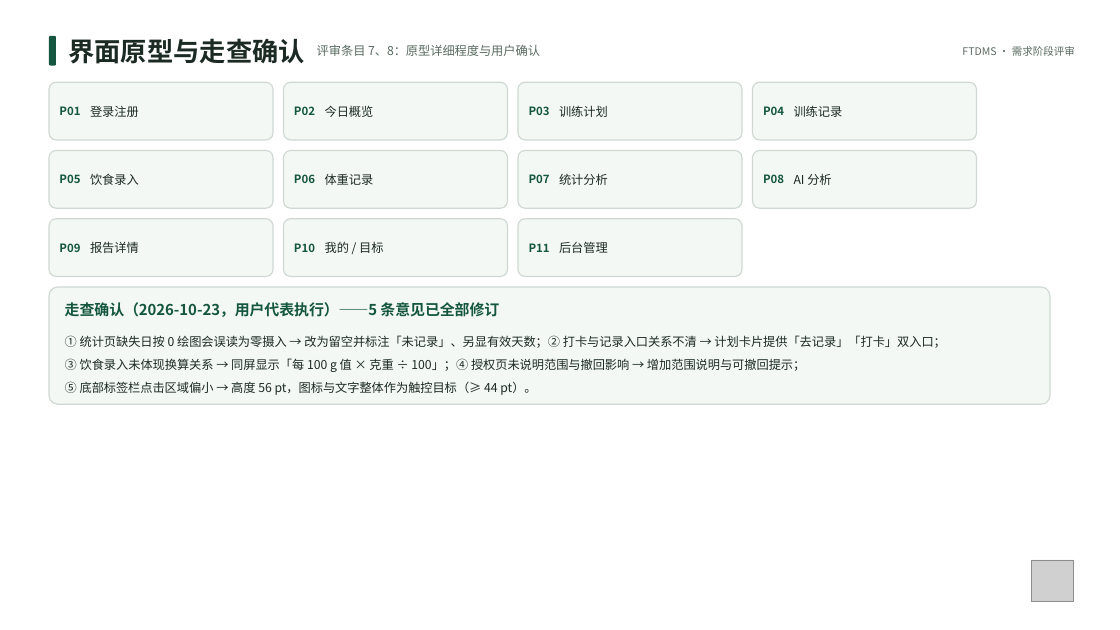
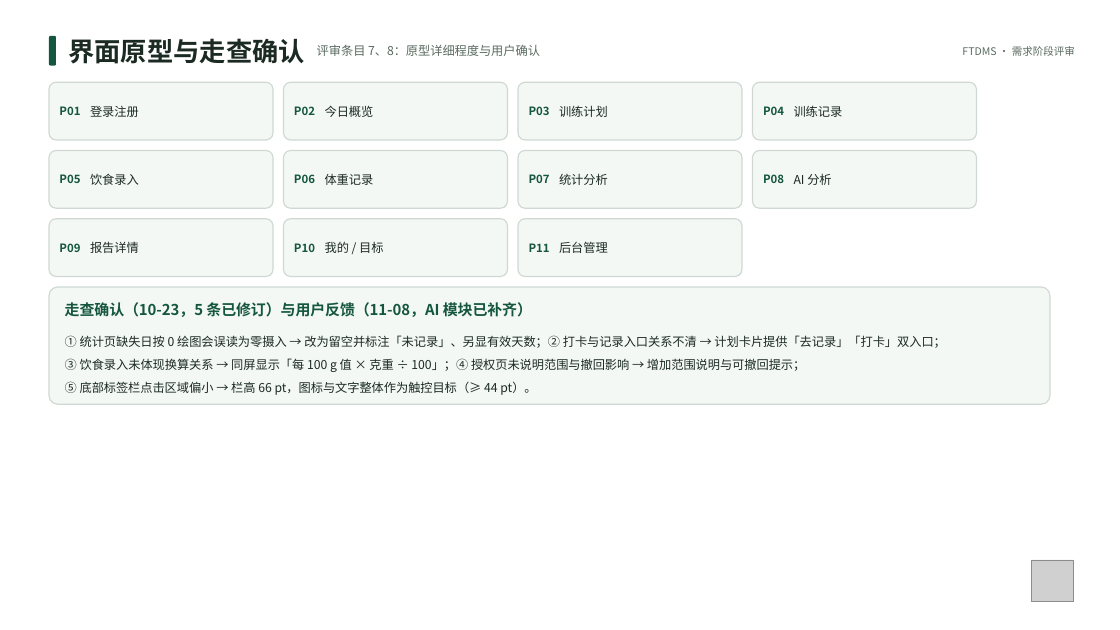
Before and after one commit to dianwanyue/fitness-training-diet, a slide deck: slide 14 of docs/需求分析/健身训练与饮食管理系统_需求阶段评审.pptx. Drawn at 1120x630 pixels with LibreOffice and Linux fonts; fonts in the diff are those of the drawing; grey boxes stand for pictures. Boxes give left, top, right and bottom in pixels: in the first picture for what was removed or moved away, otherwise in the second. Text is boxed around its words. In the diff, an @@ line names an element or a change of style, - is before the commit and + after.

```diff
--- a/docs/需求分析/健身训练与饮食管理系统_需求阶段评审.pptx
+++ b/docs/需求分析/健身训练与饮食管理系统_需求阶段评审.pptx
@@ text at (65,302,532,317): text changed @@
-走查确认（2026-10-23，用户代表执行）——5 条意见已全部修订
+走查确认（10-23，5 条已修订）与用户反馈（11-08，AI 模块已补齐）
@@ text at (65,381,536,395): text changed @@
-⑤ 底部标签栏点击区域偏小 → 高度 56 pt，图标与文字整体作为触控目标（≥ 44 pt）。
+⑤ 底部标签栏点击区域偏小 → 栏高 66 pt，图标与文字整体作为触控目标（≥ 44 pt）。
```
Also in this commit, not shown: 6 other slides changed, 6 other files.
